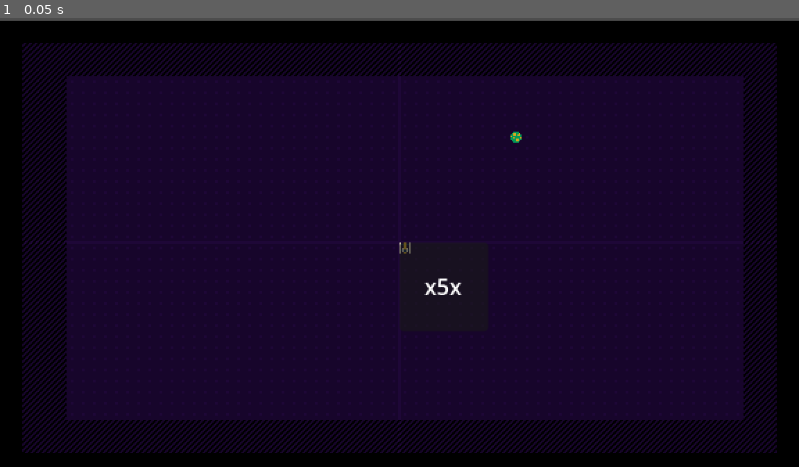
Above: before the commit, frame 1.
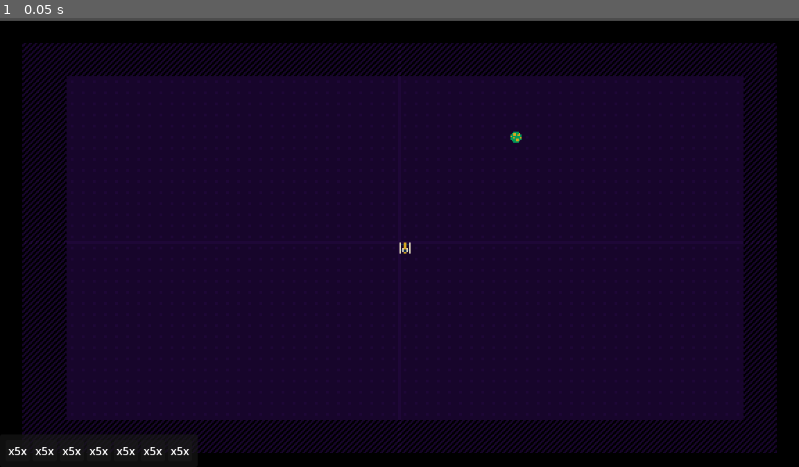
Above: after the commit, the same moment.

Repository: Mackenzie-Beck/FIFA2025
Game: Godot game, scene res://test.tscn
The game is run twice, just before and just after one commit, with the same random seed, the same clock (stepped at 60 frames per second) and the same inputs.
Inputs:
- Up to frame 1 (0.05 s): no input

The runs differ from the first frame. In frame 1, 0.4% of the frame differs, in the area x 1-58%, y 49-98%.

Commit message:
created UI control

Diff:
--- /dev/null
+++ b/scenes/UIControl.tscn
@@ -0,0 +1,3 @@
+[gd_scene format=3 uid="uid://duignnm2r588y"]
+
+[node name="UiControl" type="CanvasLayer"]
--- a/scenes/UIcontrol.tscn
+++ /dev/null
@@ -1,9 +0,0 @@
-[gd_scene format=3 uid="uid://od4j47qcwa1u"]
-
-[node name="UIcontrol" type="Control"]
-layout_mode = 3
-anchors_preset = 15
-anchor_right = 1.0
-anchor_bottom = 1.0
-grow_horizontal = 2
-grow_vertical = 2
--- /dev/null
+++ b/scenes/equation_template.gd
@@ -0,0 +1,8 @@
+extends PanelContainer
+
+const TERM = preload("uid://c3lam4sdf8qcb")
+
+@onready var term_slots: HBoxContainer = $MarginContainer/term_slots
+
+
+var num_term_slots: int = 0
--- a/scenes/equation_template.tscn
+++ b/scenes/equation_template.tscn
@@ -1,20 +1,22 @@
-[gd_scene load_steps=2 format=3 uid="uid://ru6bbeux7da8"]
+[gd_scene load_steps=3 format=3 uid="uid://ru6bbeux7da8"]
 
-[ext_resource type="PackedScene" uid="uid://c3lam4sdf8qcb" path="res://scenes/term.tscn" id="1_4vglh"]
+[ext_resource type="Script" uid="uid://b0ulw72tig470" path="res://scenes/equation_template.gd" id="1_4vglh"]
+[ext_resource type="PackedScene" uid="uid://c3lam4sdf8qcb" path="res://scenes/term.tscn" id="2_sesea"]
 
 [node name="EquationTemplate" type="PanelContainer"]
-custom_minimum_size = Vector2(64, 64)
+custom_minimum_size = Vector2(16, 16)
 anchors_preset = 8
 anchor_left = 0.5
 anchor_top = 0.5
 anchor_right = 0.5
 anchor_bottom = 0.5
-offset_left = -32.0
-offset_top = -32.0
-offset_right = 32.0
-offset_bottom = 32.0
+offset_left = -576.0
+offset_top = -324.0
+offset_right = -291.0
+offset_bottom = -277.0
 grow_horizontal = 2
 grow_vertical = 2
+script = ExtResource("1_4vglh")
 
 [node name="MarginContainer" type="MarginContainer" parent="."]
 layout_mode = 2
@@ -23,14 +25,26 @@
 theme_override_constants/margin_right = 8
 theme_override_constants/margin_bottom = 8
 
-[node name="HBoxContainer" type="HBoxContainer" parent="MarginContainer"]
+[node name="term_slots" type="HBoxContainer" parent="MarginContainer"]
 layout_mode = 2
 
-[node name="Term4" parent="MarginContainer/HBoxContainer" instance=ExtResource("1_4vglh")]
+[node name="Term" parent="MarginContainer/term_slots" instance=ExtResource("2_sesea")]
 layout_mode = 2
 
-[node name="Term5" parent="MarginContainer/HBoxContainer" instance=ExtResource("1_4vglh")]
+[node name="Term2" parent="MarginContainer/term_slots" instance=ExtResource("2_sesea")]
 layout_mode = 2
 
-[node name="Term6" parent="MarginContainer/HBoxContainer" instance=ExtResource("1_4vglh")]
+[node name="Term3" parent="MarginContainer/term_slots" instance=ExtResource("2_sesea")]
 layout_mode = 2
+
+[node name="Term4" parent="MarginContainer/term_slots" instance=ExtResource("2_sesea")]
+layout_mode = 2
+
+[node name="Term5" parent="MarginContainer/term_slots" instance=ExtResource("2_sesea")]
+layout_mode = 2
+
+[node name="Term6" parent="MarginContainer/term_slots" instance=ExtResource("2_sesea")]
+layout_mode = 2
+
+[node name="Term7" parent="MarginContainer/term_slots" instance=ExtResource("2_sesea")]
+layout_mode = 2
--- a/scenes/term.tscn
+++ b/scenes/term.tscn
@@ -3,9 +3,9 @@
 [ext_resource type="Script" uid="uid://ldiaikggi1rl" path="res://scenes/term.gd" id="1_qut2l"]
 
 [node name="Term" type="PanelContainer"]
-custom_minimum_size = Vector2(64, 64)
-offset_right = 64.0
-offset_bottom = 64.0
+custom_minimum_size = Vector2(16, 16)
+offset_right = 35.0
+offset_bottom = 31.0
 script = ExtResource("1_qut2l")
 
 [node name="MarginContainer" type="MarginContainer" parent="."]
--- /dev/null
+++ b/scenes/term_interface.tscn
@@ -0,0 +1,27 @@
+[gd_scene load_steps=2 format=3 uid="uid://od4j47qcwa1u"]
+
+[ext_resource type="PackedScene" uid="uid://ru6bbeux7da8" path="res://scenes/equation_template.tscn" id="1_idjym"]
+
+[node name="term_interface" type="Control"]
+layout_mode = 3
+anchors_preset = 15
+anchor_right = 1.0
+anchor_bottom = 1.0
+offset_right = -1152.0
+offset_bottom = -648.0
+grow_horizontal = 2
+grow_vertical = 2
+
+[node name="EquationTemplate" parent="." instance=ExtResource("1_idjym")]
+layout_mode = 1
+anchors_preset = 2
+anchor_left = 0.0
+anchor_top = 1.0
+anchor_right = 0.0
+anchor_bottom = 1.0
+offset_left = 0.0
+offset_top = -47.0
+offset_right = 285.0
+offset_bottom = 0.0
+grow_horizontal = 1
+grow_vertical = 0
--- /dev/null
+++ b/scenes/term_set.gd
@@ -0,0 +1 @@
+extends PanelContainer
--- a/scenes/term_set.tscn
+++ b/scenes/term_set.tscn
@@ -1,4 +1,6 @@
-[gd_scene format=3 uid="uid://bapulckg3ghva"]
+[gd_scene load_steps=2 format=3 uid="uid://bapulckg3ghva"]
+
+[ext_resource type="Script" uid="uid://4ht7pwgx1l8y" path="res://scenes/term_set.gd" id="1_6w0os"]
 
 [node name="TermSet" type="PanelContainer"]
 anchors_preset = 15
@@ -6,6 +8,7 @@
 anchor_bottom = 1.0
 grow_horizontal = 2
 grow_vertical = 2
+script = ExtResource("1_6w0os")
 
 [node name="MarginContainer" type="MarginContainer" parent="."]
 layout_mode = 2
--- a/test.tscn
+++ b/test.tscn
@@ -1,11 +1,12 @@
-[gd_scene load_steps=13 format=4 uid="uid://dho3caqnqcfoe"]
+[gd_scene load_steps=14 format=4 uid="uid://dho3caqnqcfoe"]
 
 [ext_resource type="Texture2D" uid="uid://cdqinggdu1oy1" path="res://SpriteSheet.png" id="1_8uh7m"]
 [ext_resource type="Script" uid="uid://dye5di3bv3jcr" path="res://Game.gd" id="1_g14j6"]
 [ext_resource type="Texture2D" uid="uid://cyqstfclcc0ku" path="res://Palette_alt.png" id="1_ppyta"]
 [ext_resource type="Texture2D" uid="uid://5h2dpmse3gd3" path="res://Palette.png" id="2_6uqi0"]
 [ext_resource type="Script" uid="uid://cp7s6sg8n625o" path="res://object_layer.gd" id="3_6uqi0"]
-[ext_resource type="PackedScene" uid="uid://c3lam4sdf8qcb" path="res://scenes/term.tscn" id="6_vbegm"]
+[ext_resource type="PackedScene" uid="uid://duignnm2r588y" path="res://scenes/UIControl.tscn" id="6_g14j6"]
+[ext_resource type="PackedScene" uid="uid://ru6bbeux7da8" path="res://scenes/equation_template.tscn" id="7_vbegm"]
 
 [sub_resource type="TileSetAtlasSource" id="TileSetAtlasSource_g14j6"]
 texture = ExtResource("1_ppyta")
@@ -182,6 +183,17 @@
 [node name="Camera2D" type="Camera2D" parent="."]
 zoom = Vector2(2, 2)
 
-[node name="Term" parent="." instance=ExtResource("6_vbegm")]
+[node name="UiControl" parent="." instance=ExtResource("6_g14j6")]
 
-[connection signal="term_clicked" from="Term" to="." method="_on_term_term_clicked"]
+[node name="EquationTemplate" parent="UiControl" instance=ExtResource("7_vbegm")]
+anchors_preset = 2
+anchor_left = 0.0
+anchor_top = 1.0
+anchor_right = 0.0
+anchor_bottom = 1.0
+offset_left = 0.0
+offset_top = -47.0
+offset_right = 285.0
+offset_bottom = 0.0
+grow_horizontal = 1
+grow_vertical = 0
Not shown, added: scenes/equation_template.gd.uid
Not shown, added: scenes/term_set.gd.uid
